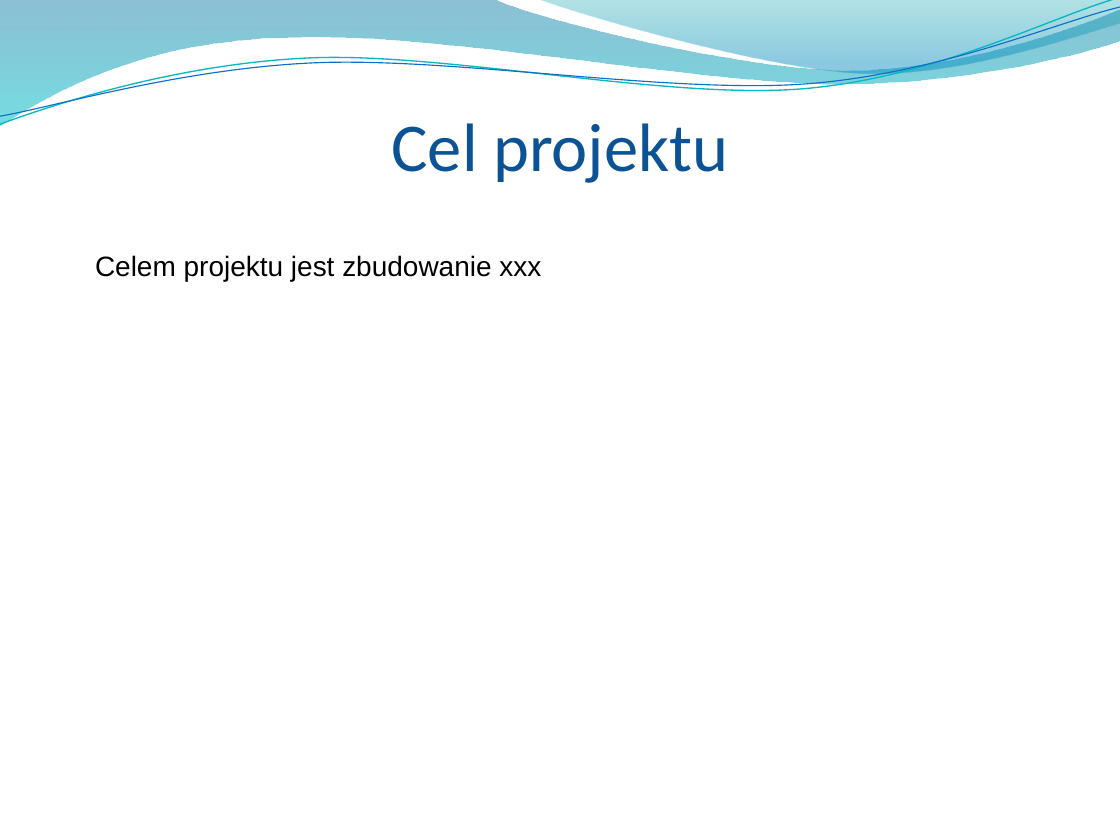
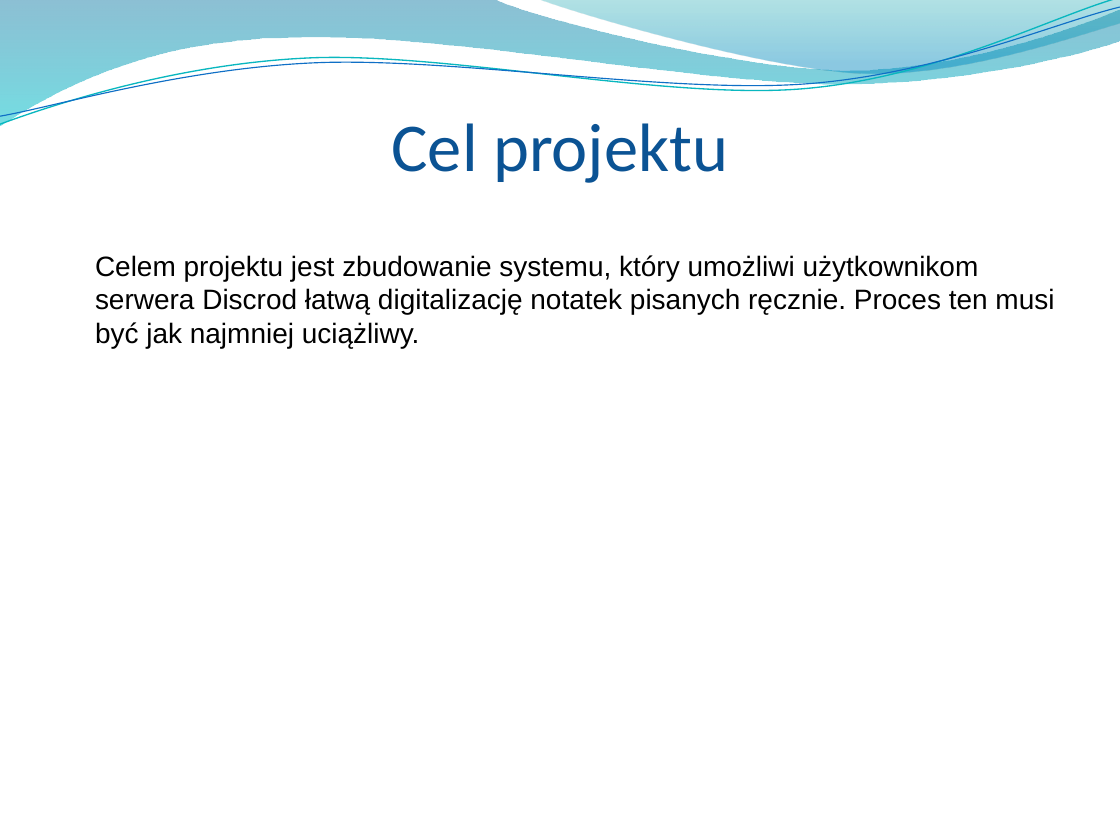
Before and after one commit to Manomenu/okno-mpsi-2026, a slide deck: slide 3 of Przeglad_koncowy_notes_ai.pptx. Drawn at 1120x840 pixels with LibreOffice and Linux fonts; fonts in the diff are those of the drawing; background and template pictures are left out. Boxes give left, top, right and bottom in pixels: in the first picture for what was removed or moved away, otherwise in the second. Text is boxed around its words. In the diff, an @@ line names an element or a change of style, - is before the commit and + after.

```diff
--- a/Przeglad_koncowy_notes_ai.pptx
+++ b/Przeglad_koncowy_notes_ai.pptx
@@ text at box(95, 255, 1054, 348): text changed @@
-Celem projektu jest zbudowanie xxx
+Celem projektu jest zbudowanie systemu, który umożliwi użytkownikom serwera Discrod łatwą digitalizację notatek pisanych ręcznie. Proces ten musi być jak najmniej uciążliwy.
```
Also in this commit, not shown: 15 other slides changed, 23 slides added, 1 slide removed.
